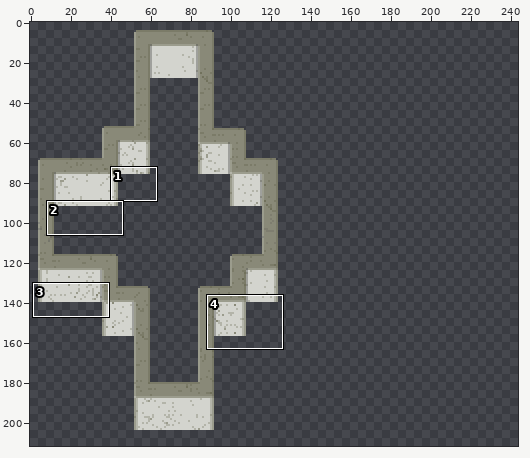
A sprite sheet gets an edit: img/stuccoWalls2.png. The first picture is a wide view before the edit; the outline marks the close-up.
Close-up. Before the edit:
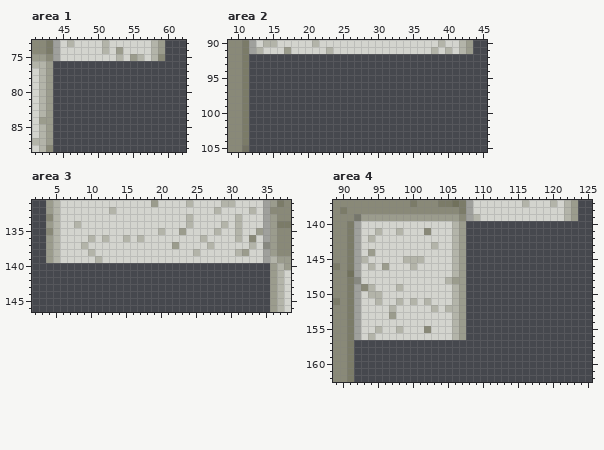
The file is 256x256 pixels. Colours within 5 levels of each other are drawn and written as one. Shown: area 1: x 41..62, y 73..88; area 2: x 9..45, y 90..105; area 3: x 2..38, y 131..146; area 4: x 89..125, y 137..162. The wide view leaves out empty margins. The commit also changed other parts of the picture, which this record leaves out.
The same view after the edit:
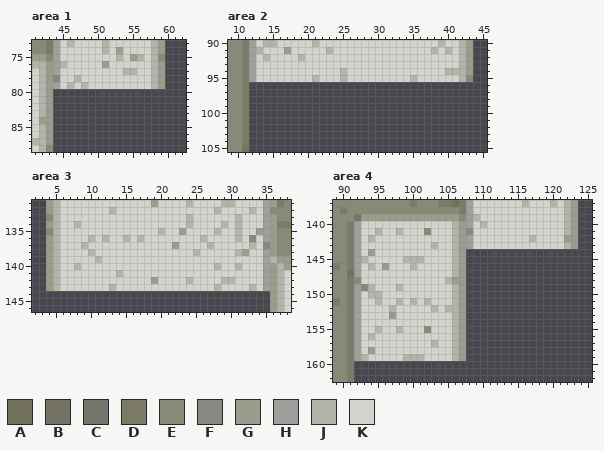
Palette (. is transparent): A #71715c  B #737263  C #75766b  D #7b7b68  E #898978  F #878880  G #9b9c8d  H #9fa09c  J #b3b4a9  K #d3d4ce
Edits made:
--- area 1
@@ x 41..62 @@
 75 GGEHKKKKKKKKJKGJKJE...
-76 JJG...................
-77 KJG...................
-78 KJG...................
-79 KJG...................
+76 JJGHJKKKKKGKKKKKKJG...
+77 KJGHKKKKKKKKKJJKKJG...
+78 KJGFKKJKKKKKKKKKKJG...
+79 KJGHKJKJKKKKKKKKKJG...
 80 KJG...................
--- area 2
@@ x 9..45 @@
  91 EEDHJKKKGKKKKKJKKKKKKKKKKKKKKJKJKJG..
- 92 EED..................................
- 93 EED..................................
- 94 EED..................................
- 95 EED..................................
+ 92 EEDHKJKKKKJKKKKKKKKKKKKKKKKKKKKKKJG..
+ 93 EEDHKKKKKKKKKKKKKKKKKKKKKKKKKKKKKJG..
+ 94 EEDHKKKKKKKKKKKKJKKKKKKKKKKKKKKJJJG..
+ 95 EEDHKKKKKKKKJKKKJKKKKKKKKKJKKKKKKJE..
  96 EED..................................
--- area 3
@@ x 2..38 @@
 139 ..GJKKKKKJKKKKKKKKKKKKKKKKKKKKKKKHJGG
-140 ..................................GJG
-141 ..................................GJK
-142 ..................................GJK
-143 ..................................GJK
+140 ..GJKKJKKKKKKKKKKKKKKKKKKKJKKJKKKHGJG
+141 ..GJKKKKKKKKJKKKKKKKKKKKKKKKKKKKKHGJK
+142 ..GJKKKKKKKKKKKKKGKKKKJKKKKJJKKKKHGJK
+143 ..GJKKKKKKKJKKKKKKKKKKKKKKJKKKKJKHGJK
 144 ..................................GJK
--- area 4
@@ x 106..125 @@
 139 GEHJKKKKKKKKKKKKJG..
-140 JG..................
-141 JG..................
-142 JG..................
-143 JG..................
+140 JGHKJKKKKKKKKKKKJG..
+141 JGFKKKKKKKKKKKKKJG..
+142 JGHKKKKKKKKJKKKKGG..
+143 JGHKKKKKKKKKKKKKJG..
 144 JG..................
@@ x 90..109 @@
 156 EDHKJKKKKKKKKKKKJG..
-157 ED..................
-158 ED..................
-159 ED..................
+157 EDHKKKKKKKKKKJKKJG..
+158 EDHKGKKKKKKKKKKKJG..
+159 EDHJKKKKKJJJKKKKJG..
 160 ED..................
Pixel boxes of the changes (left, top, right, bottom) in both close-ups:
added: (53, 61, 165, 89)
added: (249, 54, 473, 82)
added: (46, 263, 270, 291)
added: (466, 221, 578, 249)
added: (354, 340, 466, 361)
